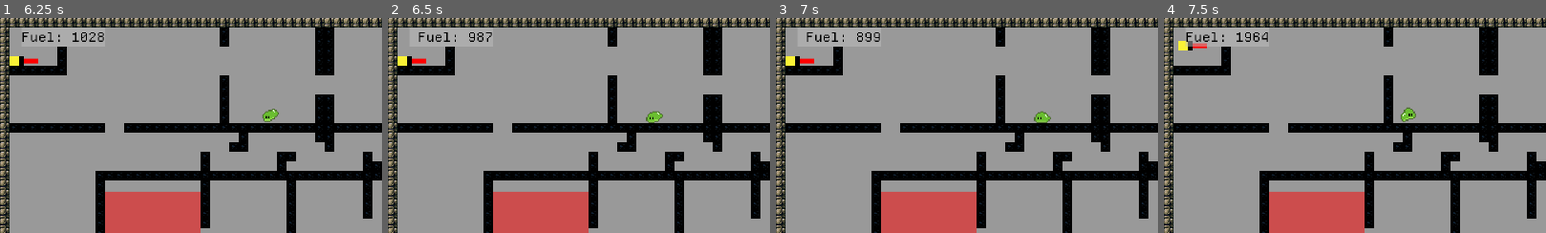
Above: before the commit, frames 1-4 (left to right).
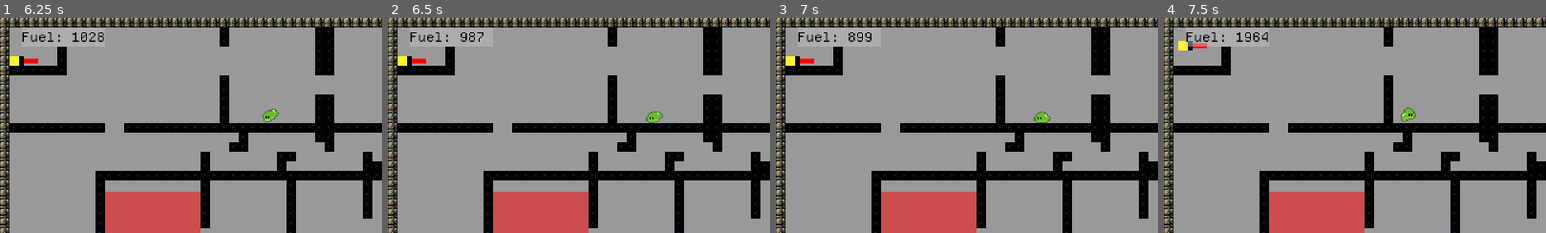
Above: after the commit, the same moments.

Repository: OSGH-web/balloon-movement-demo
Game: Godot game, scene res://levels/level-jake-1.tscn
The game is run twice, just before and just after one commit, with the same random seed, the same clock (stepped at 60 frames per second) and the same inputs. This scene is started directly instead of the project's main scene.
Inputs (mouse positions are % of the whole screen's width and height, from its top left):
- Up to frame 1 (6.25 s): move the mouse to (45, 70) at 0.52 s; hold Right (ui_right) 0.53-2.03 s; tap Up (ui_up) at 0.77, 1.52, 3.02, 3.77, 4.52, 6.02 s; move the mouse to (80, 65) at 1.27 s; move the mouse to (20, 35) at 2.02 s; hold Left (ui_left) 2.03-4.28 s; move the mouse to (55, 50) at 2.77 s; move the mouse to (35, 25) at 3.52 s; tap Enter at 4.25 s; move the mouse to (72, 45) at 4.27 s; hold Right (ui_right) from 4.28 s (still down); move the mouse to (30, 55) at 5.02 s; move the mouse to (60, 28) at 5.77 s
- Up to frame 2 (6.5 s): keep holding Right (ui_right)
- Up to frame 3 (7 s): keep holding Right (ui_right); move the mouse to (45, 70) at 6.52 s; tap Up (ui_up) at 6.77 s
- Up to frame 4 (7.5 s): keep holding Right (ui_right); tap R (reset) at 7.25 s; move the mouse to (80, 65) at 7.27 s
The pictures show only the part of the screen within x 0-50%, y 0-50%; the shares and areas given below are measured in that part.

Frame 1 is identical in both runs. In frame 2, 0.3% of the frame differs, in the area x 5-28%, y 6-12%; in frame 3, 0.3%; in frame 4, nothing differs.

Commit message:
prefer LabelSettings over FontFiles

Diff:
--- /dev/null
+++ b/assets/styles/label_11px.tres
@@ -0,0 +1,8 @@
+[gd_resource type="LabelSettings" load_steps=2 format=3 uid="uid://v4nuv8jtylyb"]
+
+[ext_resource type="FontFile" uid="uid://b5r4on7cls54q" path="res://assets/fonts/DepartureMono-Regular.otf" id="1_qsfu7"]
+
+[resource]
+font = ExtResource("1_qsfu7")
+font_size = 11
+font_color = Color(0, 0, 0, 1)
--- /dev/null
+++ b/assets/styles/sbf_mid_transparent.tres
@@ -0,0 +1,4 @@
+[gd_resource type="StyleBoxFlat" format=3 uid="uid://cyxkpmb0rpdry"]
+
+[resource]
+bg_color = Color(0.75, 0.75, 0.75, 0.501961)
--- a/scenes/UI/fuel_label.tscn
+++ b/scenes/UI/fuel_label.tscn
@@ -1,10 +1,8 @@
 [gd_scene load_steps=4 format=3 uid="uid://dnrjc1o517gjp"]
 
-[ext_resource type="Theme" uid="uid://bcn6jcu02pjx0" path="res://assets/themes/standard_font_theme.theme" id="1_wadh8"]
 [ext_resource type="Script" uid="uid://dkbvg85t2nhy5" path="res://scripts/UI/fuel_label.gd" id="2_f1qve"]
-
-[sub_resource type="StyleBoxFlat" id="StyleBoxFlat_hdq28"]
-bg_color = Color(0.75, 0.75, 0.75, 0.501961)
+[ext_resource type="StyleBox" uid="uid://cyxkpmb0rpdry" path="res://assets/styles/sbf_mid_transparent.tres" id="3_8u1hn"]
+[ext_resource type="LabelSettings" uid="uid://cbw7oatl30dvl" path="res://assets/styles/label_33px.tres" id="3_stsnv"]
 
 [node name="FuelLabel" type="CanvasLayer"]
 script = ExtResource("2_f1qve")
@@ -27,10 +25,7 @@
 offset_left = -210.0
 offset_bottom = 48.0
 grow_horizontal = 0
-theme = ExtResource("1_wadh8")
-theme_override_colors/font_color = Color(0, 0, 0, 1)
-theme_override_font_sizes/font_size = 33
-theme_override_styles/normal = SubResource("StyleBoxFlat_hdq28")
+theme_override_styles/normal = ExtResource("3_8u1hn")
 text = "Fuel: 1000"
-horizontal_alignment = 2
+label_settings = ExtResource("3_stsnv")
 vertical_alignment = 1
--- a/scenes/level_select.tscn
+++ b/scenes/level_select.tscn
@@ -1,15 +1,10 @@
-[gd_scene load_steps=7 format=3 uid="uid://bprt5jmuwcihx"]
+[gd_scene load_steps=6 format=3 uid="uid://bprt5jmuwcihx"]
 
 [ext_resource type="Script" uid="uid://dmoxrpi5e2hec" path="res://scripts/level_select.gd" id="1_t5gxd"]
-[ext_resource type="FontFile" uid="uid://b5r4on7cls54q" path="res://assets/fonts/DepartureMono-Regular.otf" id="2_2epne"]
 [ext_resource type="PackedScene" uid="uid://dtnepwc7kcwx1" path="res://scenes/UI/level_preview.tscn" id="2_4ek2u"]
 [ext_resource type="StyleBox" uid="uid://002qwq5rvs87" path="res://assets/styles/sbf_light.tres" id="2_chg43"]
-[ext_resource type="LabelSettings" uid="uid://cbw7oatl30dvl" path="res://assets/styles/label.tres" id="2_rif6e"]
-
-[sub_resource type="LabelSettings" id="LabelSettings_chg43"]
-font = ExtResource("2_2epne")
-font_size = 11
-font_color = Color(0, 0, 0, 1)
+[ext_resource type="LabelSettings" uid="uid://cbw7oatl30dvl" path="res://assets/styles/label_33px.tres" id="2_rif6e"]
+[ext_resource type="LabelSettings" uid="uid://v4nuv8jtylyb" path="res://assets/styles/label_11px.tres" id="3_chg43"]
 
 [node name="LevelSelect" type="Control"]
 layout_mode = 3
@@ -43,7 +38,7 @@
 custom_minimum_size = Vector2(0, 20)
 layout_mode = 2
 theme_override_styles/normal = ExtResource("2_chg43")
-label_settings = SubResource("LabelSettings_chg43")
+label_settings = ExtResource("3_chg43")
 
 [node name="WorldCompletion" type="Label" parent="VBoxContainer/HSplitContainer/HSplitContainer"]
 visible = false
@@ -51,7 +46,7 @@
 layout_mode = 2
 theme_override_styles/normal = ExtResource("2_chg43")
 text = "Completion: 0%"
-label_settings = SubResource("LabelSettings_chg43")
+label_settings = ExtResource("3_chg43")
 vertical_alignment = 1
 
 [node name="HSplitContainer3" type="HSplitContainer" parent="VBoxContainer/HSplitContainer"]
@@ -66,7 +61,7 @@
 custom_minimum_size = Vector2(0, 20)
 layout_mode = 2
 theme_override_styles/normal = ExtResource("2_chg43")
-label_settings = SubResource("LabelSettings_chg43")
+label_settings = ExtResource("3_chg43")
 
 [node name="WorldCompletion" type="Label" parent="VBoxContainer/HSplitContainer/HSplitContainer3"]
 unique_name_in_owner = true
@@ -74,7 +69,7 @@
 layout_mode = 2
 theme_override_styles/normal = ExtResource("2_chg43")
 text = "Completion: 0%"
-label_settings = SubResource("LabelSettings_chg43")
+label_settings = ExtResource("3_chg43")
 vertical_alignment = 1
 
 [node name="Label" type="Label" parent="VBoxContainer"]
@@ -121,7 +116,7 @@
 custom_minimum_size = Vector2(0, 20)
 layout_mode = 2
 theme_override_styles/normal = ExtResource("2_chg43")
-label_settings = SubResource("LabelSettings_chg43")
+label_settings = ExtResource("3_chg43")
 horizontal_alignment = 1
 
 [node name="LevelNumber" type="Label" parent="VBoxContainer/HSplitContainer4/HSplitContainer2"]
@@ -130,7 +125,7 @@
 layout_mode = 2
 theme_override_styles/normal = ExtResource("2_chg43")
 text = "1-1"
-label_settings = SubResource("LabelSettings_chg43")
+label_settings = ExtResource("3_chg43")
 vertical_alignment = 1
 clip_text = true
 
@@ -148,7 +143,7 @@
 custom_minimum_size = Vector2(0, 20)
 layout_mode = 2
 theme_override_styles/normal = ExtResource("2_chg43")
-label_settings = SubResource("LabelSettings_chg43")
+label_settings = ExtResource("3_chg43")
 horizontal_alignment = 1
 
 [node name="LevelStats" type="Label" parent="VBoxContainer/HSplitContainer4/HSplitContainer3"]
@@ -158,7 +153,7 @@
 size_flags_horizontal = 3
 theme_override_styles/normal = ExtResource("2_chg43")
 text = "Not Completed"
-label_settings = SubResource("LabelSettings_chg43")
+label_settings = ExtResource("3_chg43")
 vertical_alignment = 1
 
 [node name="LevelPreview" parent="." instance=ExtResource("2_4ek2u")]
--- a/scripts/level_select.gd
+++ b/scripts/level_select.gd
@@ -5,7 +5,6 @@
 var level_files := []
 
 @onready var button_container: GridContainer = %ButtonGrid
-@onready var standard_font_theme := load("res://assets/themes/standard_font_theme.theme")
 
 func _ready():
 	load_levels()
Renamed: assets/styles/label.tres -> assets/styles/label_33px.tres
